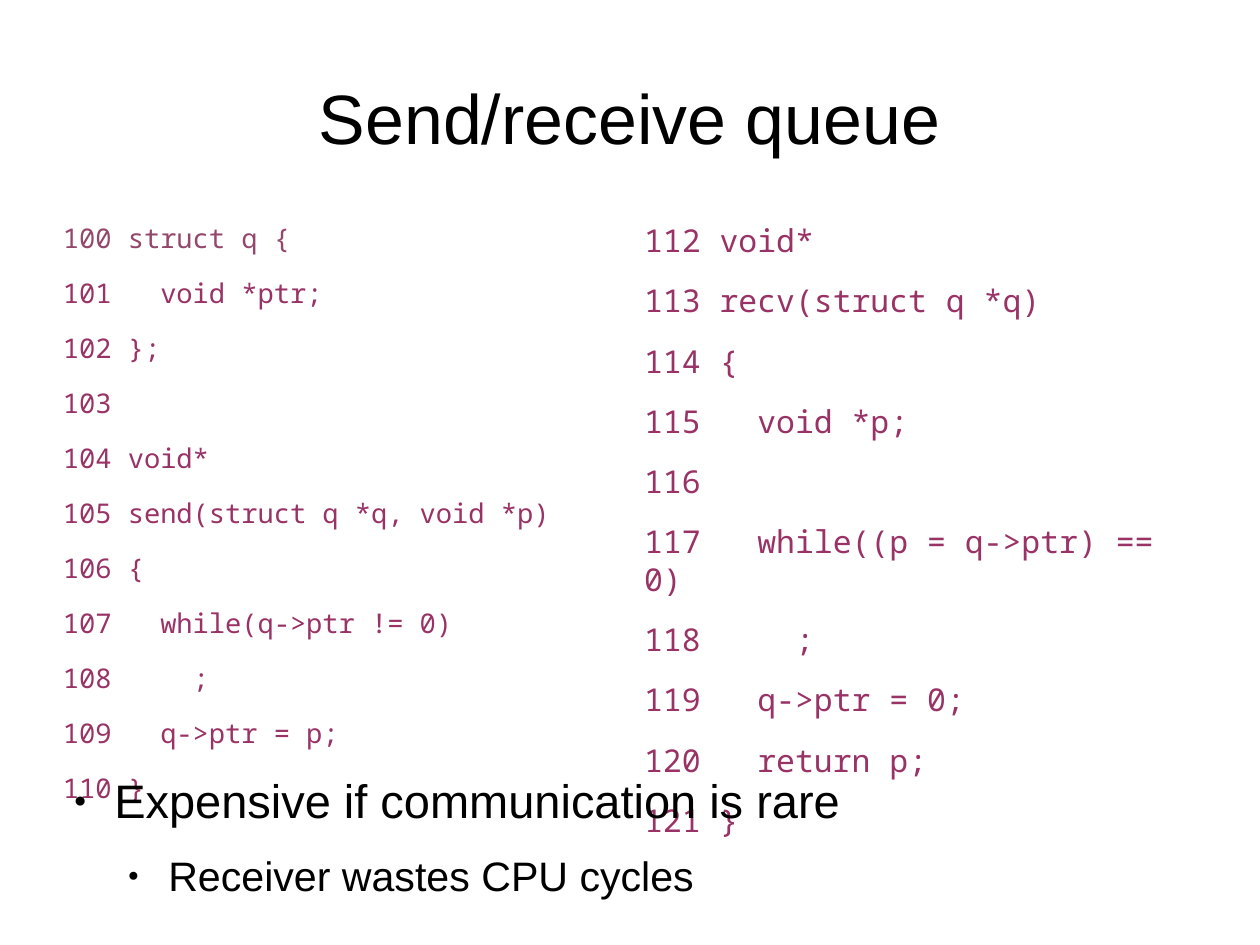
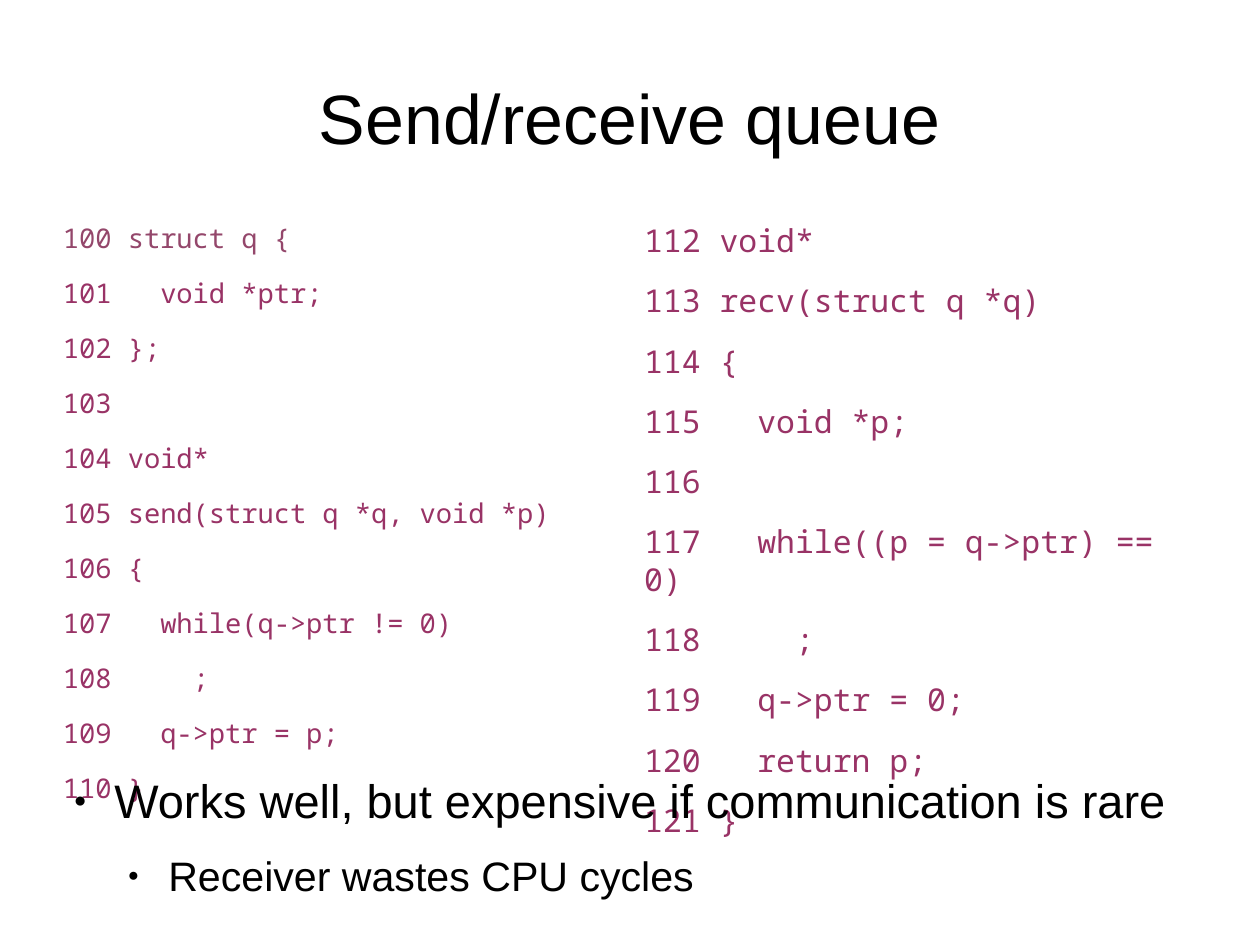
Before and after one commit to antonburtsev/cs5460, a slide deck: slide 13 of lectures/lecture16-locking-part2/lecture16-locking-part2.odp (slide 11 before the commit). Drawn at 1260x945 pixels with LibreOffice and Linux fonts; fonts in the diff are those of the drawing. Boxes give left, top, right and bottom in pixels: in the first picture for what was removed or moved away, otherwise in the second. Text is boxed around its words. In the diff, an @@ line names an element or a change of style, - is before the commit and + after.

```diff
--- a/lectures/lecture16-locking-part2/lecture16-locking-part2.odp
+++ b/lectures/lecture16-locking-part2/lecture16-locking-part2.odp
@@ text at <box>114,781,1166,827</box>: text changed @@
-● Expensive if communication is rare
+● Works well, but expensive if communication is rare
```
Also in this commit, not shown: 3 other slides changed, 14 slides added, 2 other files.
